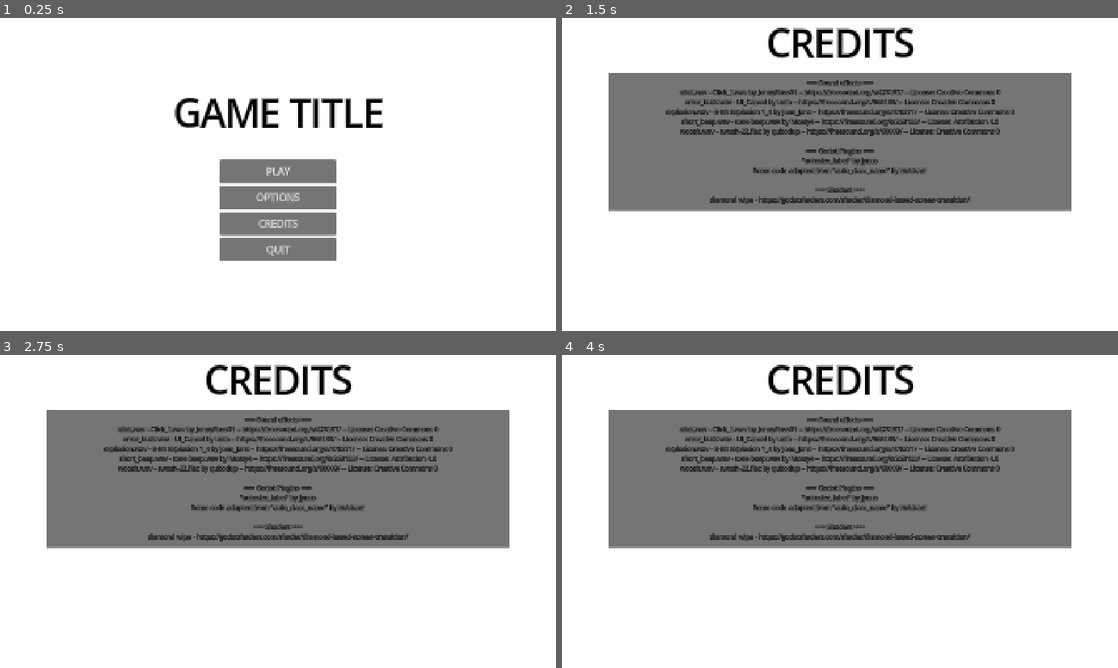
Above: before the commit, frames 1-4 (two rows, left to right).
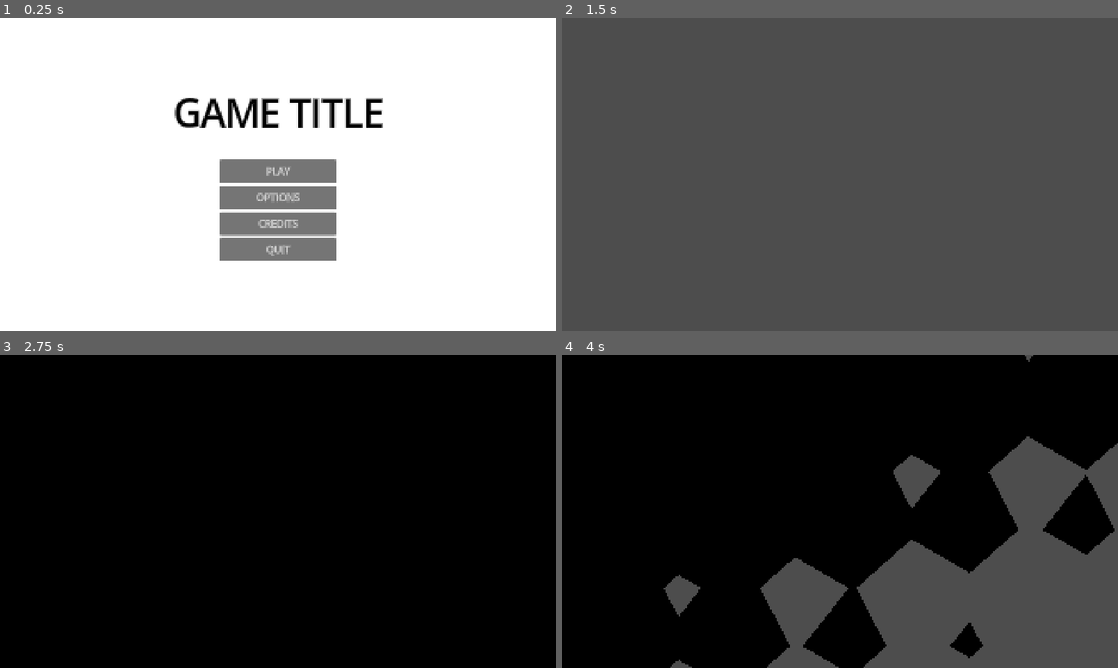
Above: after the commit, the same moments.

Repository: EHilly/Godot-Template-Project
Game: Godot game, scene res://UI/main_menu.tscn
The game is run twice, just before and just after one commit, with the same random seed, the same clock (stepped at 60 frames per second) and the same inputs.
Inputs (mouse positions are in pixels of both pictures, inside the frame that each line leads up to):
- Up to frame 1 (0.25 s): no input
- Up to frame 2 (1.5 s): click "CREDITS" at 0.5 s; click (840, 171) at 1.25 s, where only the run after the commit has a clickable "PLAY"
- Up to frame 3 (2.75 s): tap Enter at 2 s; hold Right (right) from 2.03 s (still down); hold Z (primary_action) from 2.03 s (still down)
- Up to frame 4 (4 s): release Right (right) at 2.78 s; release Z (primary_action) at 2.78 s; hold Left (left) 2.78-3.53 s; tap X (secondary_action) at 2.85 s; hold Right (right) from 3.53 s (still down); hold Z (primary_action) from 3.53 s (still down)

The runs differ from the first frame. In frame 1, less than 0.1% of the frame differs, in the area x 39-61%, y 52-54%; in frame 2, 96%; in frame 3, 99%, in the area x 0-100%, y 0-100%; in frame 4, 99%.
Error after the commit: Invalid access to property or key 'visibility_changed' on a base object of type 'Nil'. (res://UI/main_menu.gd:18)

Commit message:
Add Submenu class

Diff:
--- a/UI/credit_screen.tscn
+++ b/UI/credits_submenu.tscn
@@ -4,7 +4,7 @@
 [ext_resource type="Texture2D" uid="uid://chp5778a8vayt" path="res://General/Sprites/white_square.png" id="2_m4aus"]
 [ext_resource type="Theme" uid="uid://ba624b86ssus5" path="res://UI/master_theme.tres" id="3_5gac8"]
 
-[node name="CreditScreen" type="CanvasLayer" unique_id=1672638096]
+[node name="CreditsSubmenu" type="CanvasLayer" unique_id=1672638096]
 script = ExtResource("1_fxswb")
 
 [node name="BackgroundImage" type="TextureRect" parent="." unique_id=101043291]
--- a/UI/main_menu.gd
+++ b/UI/main_menu.gd
@@ -6,7 +6,7 @@
 @export var credits_button:Button
 @export var quit_button:Button
 
-@export var credit_screen:Submenu
+@export var credits_submenu:Submenu
 
 
 func _ready() -> void:
@@ -15,7 +15,7 @@
 	credits_button.pressed.connect(_on_credits_button_was_pressed)
 	quit_button.pressed.connect(_on_quit_button_was_pressed)
 
-	credit_screen.visibility_changed.connect(_on_credit_screen_visibility_changed)
+	credits_submenu.visibility_changed.connect(_on_credits_submenu_visibility_changed)
 
 	play_button.grab_focus.call_deferred()
 
@@ -27,13 +27,13 @@
 	pass
 
 func _on_credits_button_was_pressed():
-	credit_screen.visible = true
+	credits_submenu.visible = true
 	visible = false
 
 func _on_quit_button_was_pressed():
 	get_tree().quit()
 
-func _on_credit_screen_visibility_changed():
-	if (!credit_screen.visible):
+func _on_credits_submenu_visibility_changed():
+	if (!credits_submenu.visible):
 		visible = true
 		credits_button.grab_focus()
--- a/UI/main_menu.tscn
+++ b/UI/main_menu.tscn
@@ -3,15 +3,14 @@
 [ext_resource type="Script" uid="uid://6b5ltwdwu64w" path="res://UI/main_menu.gd" id="1_d8nwk"]
 [ext_resource type="Texture2D" uid="uid://chp5778a8vayt" path="res://General/Sprites/white_square.png" id="1_p8ccj"]
 [ext_resource type="Theme" uid="uid://ba624b86ssus5" path="res://UI/master_theme.tres" id="2_tk8dj"]
-[ext_resource type="PackedScene" uid="uid://bhgdiqhkva4rt" path="res://UI/credit_screen.tscn" id="4_4cwpn"]
+[ext_resource type="PackedScene" uid="uid://bhgdiqhkva4rt" path="res://UI/credits_submenu.tscn" id="4_4cwpn"]
 
-[node name="MainMenu" type="CanvasLayer" unique_id=1672638096 node_paths=PackedStringArray("play_button", "options_button", "credits_button", "quit_button", "credit_screen")]
+[node name="MainMenu" type="CanvasLayer" unique_id=1672638096 node_paths=PackedStringArray("play_button", "options_button", "credits_button", "quit_button")]
 script = ExtResource("1_d8nwk")
 play_button = NodePath("ButtonsAndTitleVBox/PlayButton")
 options_button = NodePath("ButtonsAndTitleVBox/OptionsButton")
 credits_button = NodePath("ButtonsAndTitleVBox/CreditsButton")
 quit_button = NodePath("ButtonsAndTitleVBox/QuitButton")
-credit_screen = NodePath("CreditScreen")
 
 [node name="BackgroundImage" type="TextureRect" parent="." unique_id=101043291]
 anchors_preset = 15
@@ -82,5 +81,5 @@
 theme_override_font_sizes/font_size = 34
 text = "QUIT"
 
-[node name="CreditScreen" parent="." unique_id=1782850706 instance=ExtResource("4_4cwpn")]
+[node name="CreditsSubmenu" parent="." unique_id=1782850706 instance=ExtResource("4_4cwpn")]
 visible = false
